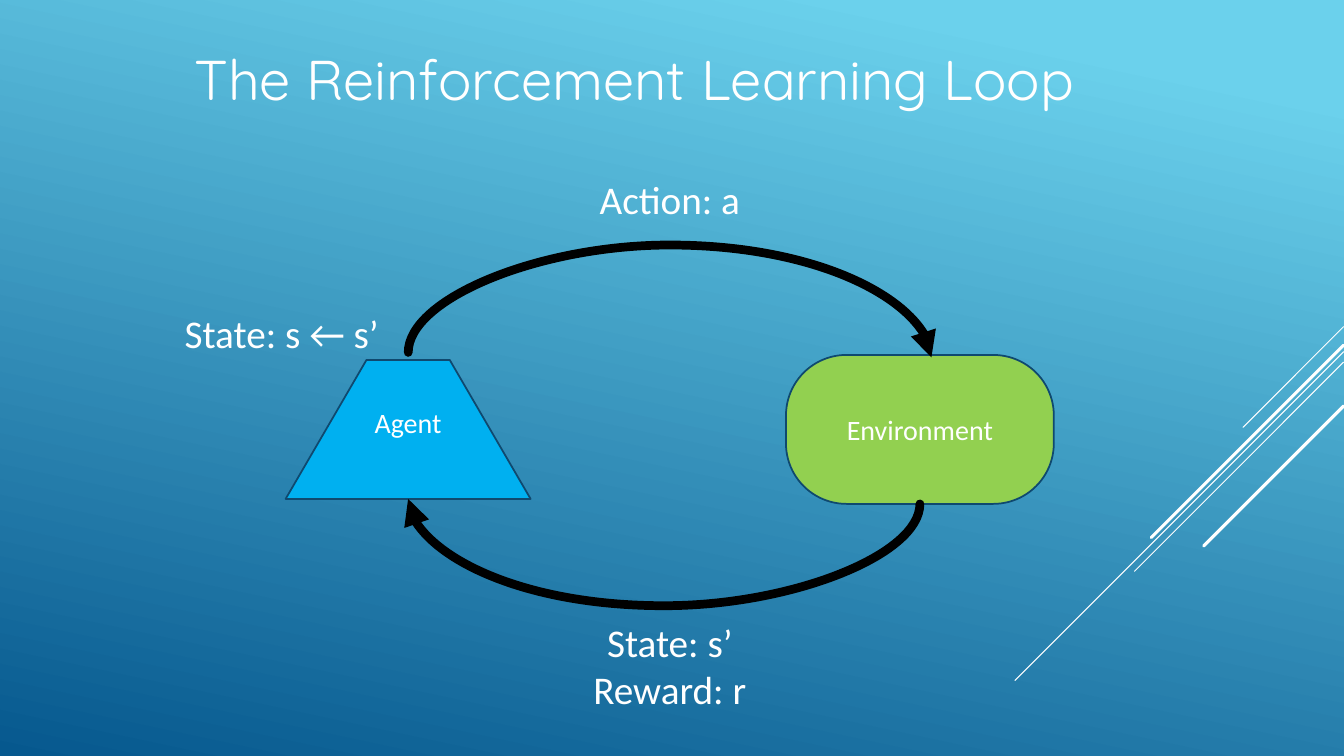
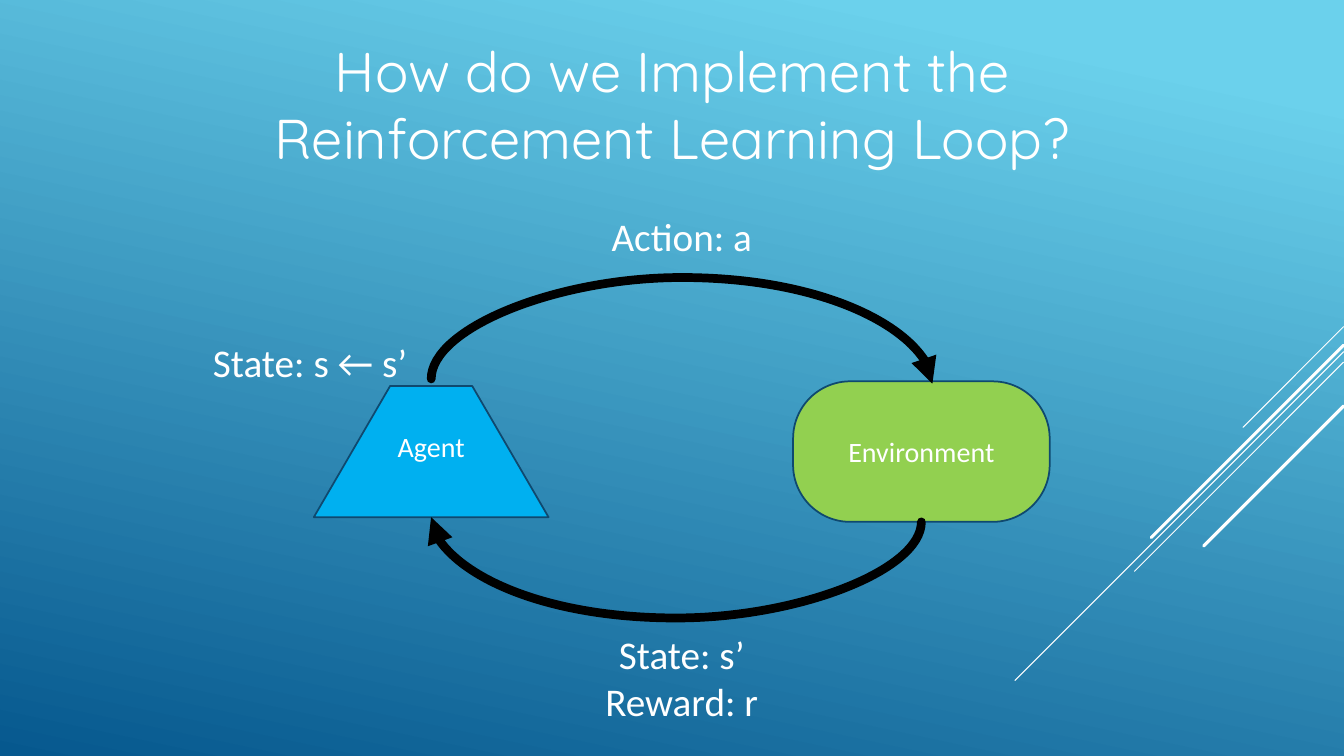
Before and after one commit to seohara1955/Presentations, a slide deck: slide 16 of mw-devs-ml-grp/2020-09-02/simple-rl-glue-app.pptx. Drawn at 1344x756 pixels with LibreOffice and Linux fonts; fonts in the diff are those of the drawing. Boxes give left, top, right and bottom in pixels: in the first picture for what was removed or moved away, otherwise in the second. Text is boxed around its words. In the diff, an @@ line names an element or a change of style, - is before the commit and + after.

```diff
--- a/mw-devs-ml-grp/2020-09-02/simple-rl-glue-app.pptx
+++ b/mw-devs-ml-grp/2020-09-02/simple-rl-glue-app.pptx
@@ text at box(275, 50, 1069, 170): text changed @@
-The Reinforcement Learning Loop
+How do we Implement the Reinforcement Learning Loop?
@@ text "Action: a": place and size @@
-text "Action: a" at box(600, 187, 740, 215)
+text "Action: a" at box(612, 224, 752, 252)
@@ curved arrow moved from (408, 353) - (932, 358) to (432, 379) - (933, 384) @@
@@ text "State: s ← s’" rewrapped from box(185, 320, 379, 349) to box(213, 349, 407, 387) @@
@@ trapezoid "Agent": place and size @@
-trapezoid "Agent" at box(285, 360, 530, 499)
+trapezoid "Agent" at box(314, 386, 548, 517)
@@ rounded rectangle "Environment": place and size @@
-rounded rectangle "Environment" at box(786, 355, 1055, 504)
+rounded rectangle "Environment" at box(793, 381, 1051, 521)
@@ curved arrow moved from (921, 504) - (408, 499) to (922, 522) - (432, 517) @@
@@ text "State: s’": place and size @@
-text "State: s’" at box(593, 629, 747, 705)
+text "State: s’" at box(605, 641, 758, 717)
```
Also in this commit, not shown: 8 other slides changed, 4 slides added, 1 slide removed, 1 other file.
